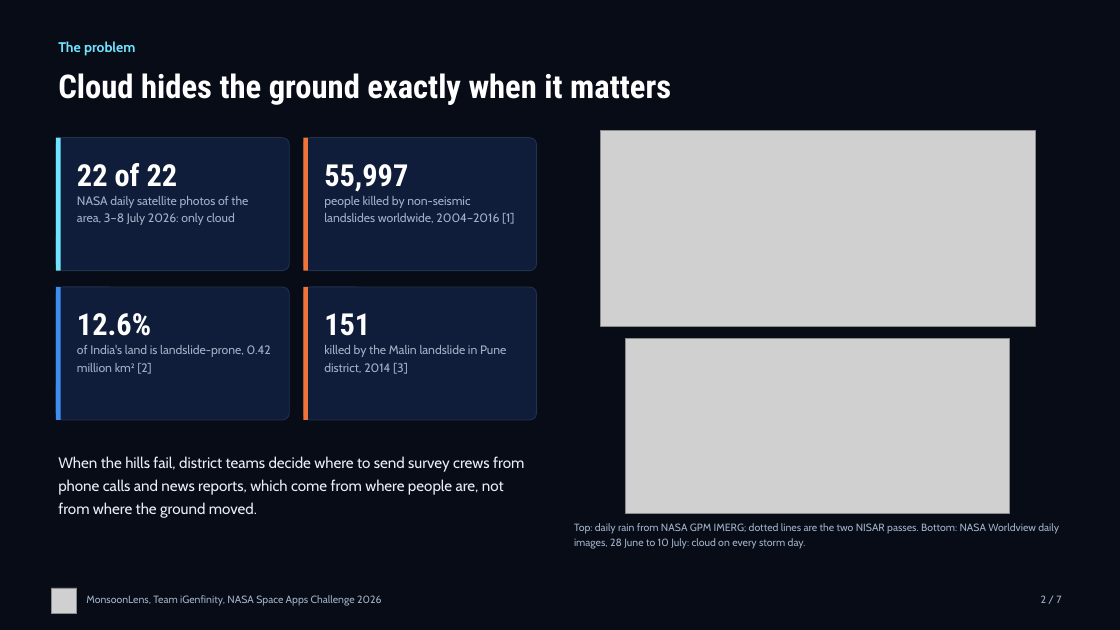
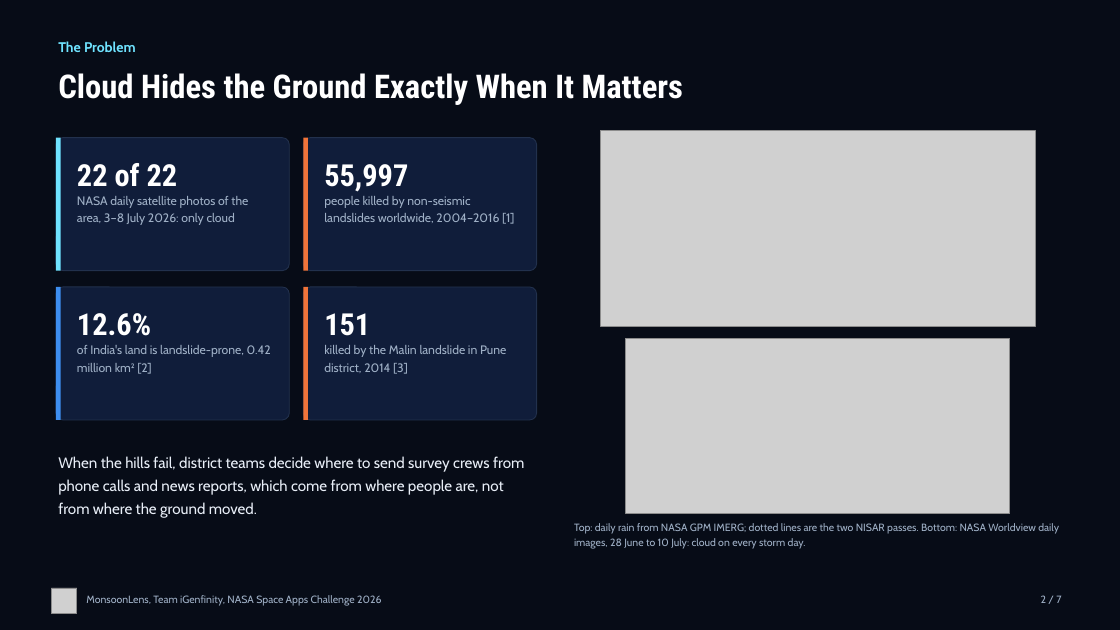
Before and after one commit to AyushSinghNegi/dancing-with-the-sars, a slide deck: slide 2 of deliverables/deck/MonsoonLens_Deck.pptx. Drawn at 1120x630 pixels with LibreOffice and Linux fonts; fonts in the diff are those of the drawing; grey boxes stand for pictures. Boxes give left, top, right and bottom in pixels: in the first picture for what was removed or moved away, otherwise in the second. Text is boxed around its words. In the diff, an @@ line names an element or a change of style, - is before the commit and + after.

```diff
--- a/deliverables/deck/MonsoonLens_Deck.pptx
+++ b/deliverables/deck/MonsoonLens_Deck.pptx
@@ text at bbox=[58, 41, 136, 52]: text changed @@
-The problem
+The Problem
@@ text at bbox=[58, 73, 683, 105]: text changed @@
-Cloud hides the ground exactly when it matters
+Cloud Hides the Ground Exactly When It Matters
```
Also in this commit, not shown: 6 other slides changed, 8 other files.
